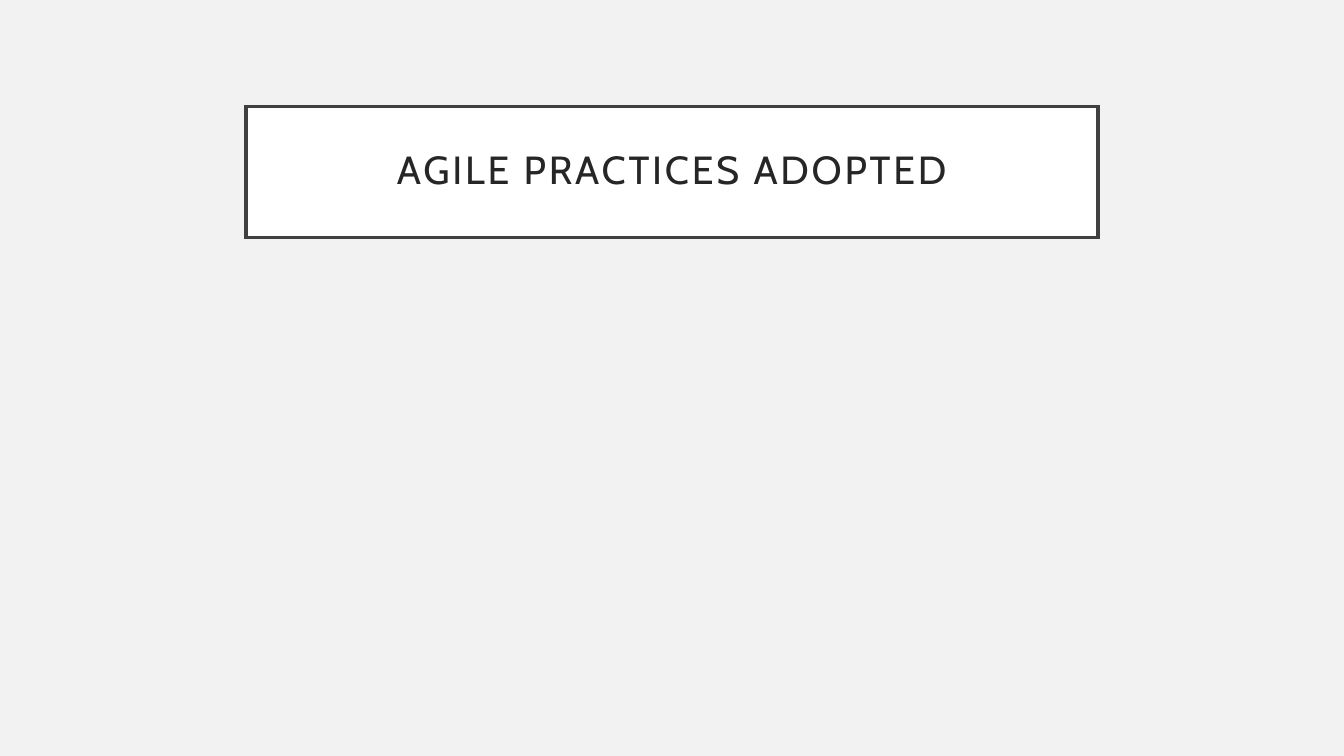
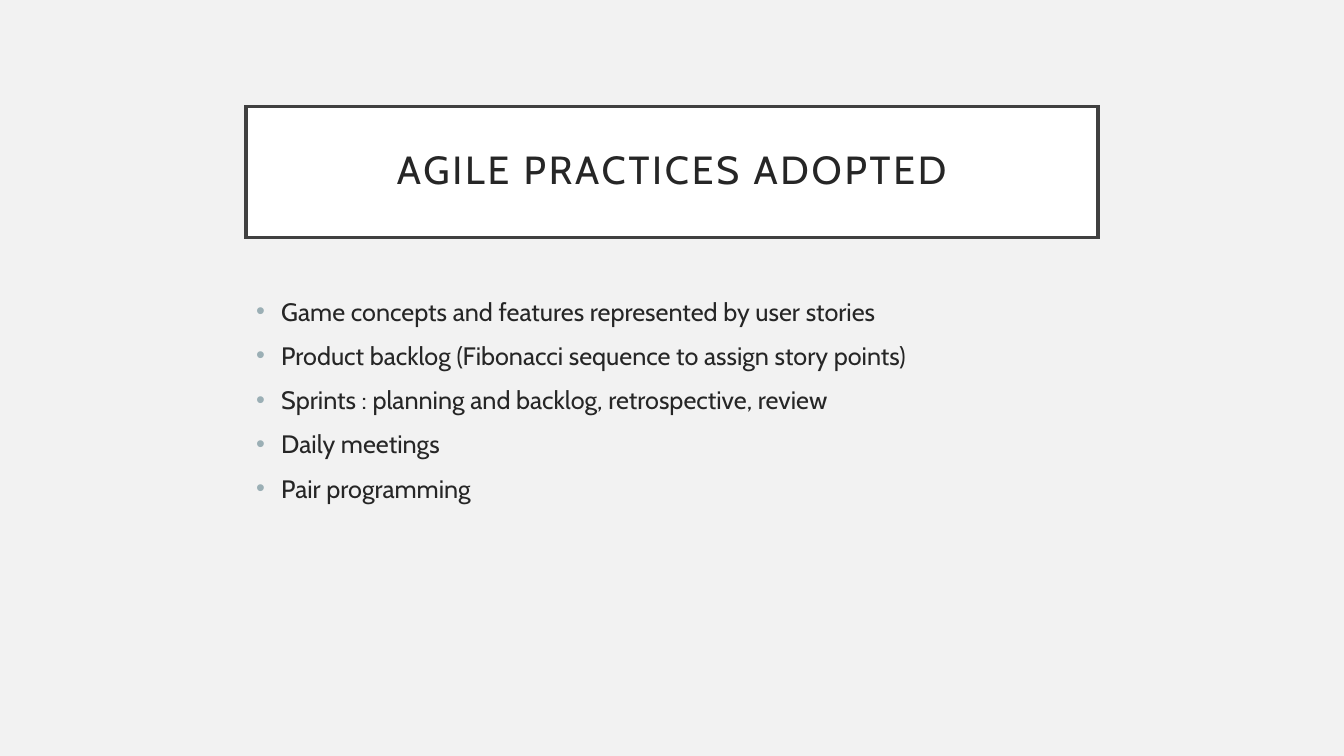
Before and after one commit to gdesimone97/unisa-life, a slide deck: slide 8 of PRESENTAZIONE FINALE2.pptx (slide 7 before the commit). Drawn at 1344x756 pixels with LibreOffice and Linux fonts; fonts in the diff are those of the drawing. Boxes give left, top, right and bottom in pixels: in the first picture for what was removed or moved away, otherwise in the second. Text is boxed around its words. In the diff, an @@ line names an element or a change of style, - is before the commit and + after.

```diff
--- a/PRESENTAZIONE FINALE2.pptx
+++ b/PRESENTAZIONE FINALE2.pptx
@@ text added at [281,302,906,504], 18 pt, text #262626 @@
+• Game concepts and features represented by user stories
+• Product backlog (Fibonacci sequence to assign story points)
+• Sprints : planning and backlog, retrospective, review
+• Daily meetings
+• Pair programming
```
Also in this commit, not shown: 1 other slide changed, 2 slides added.
